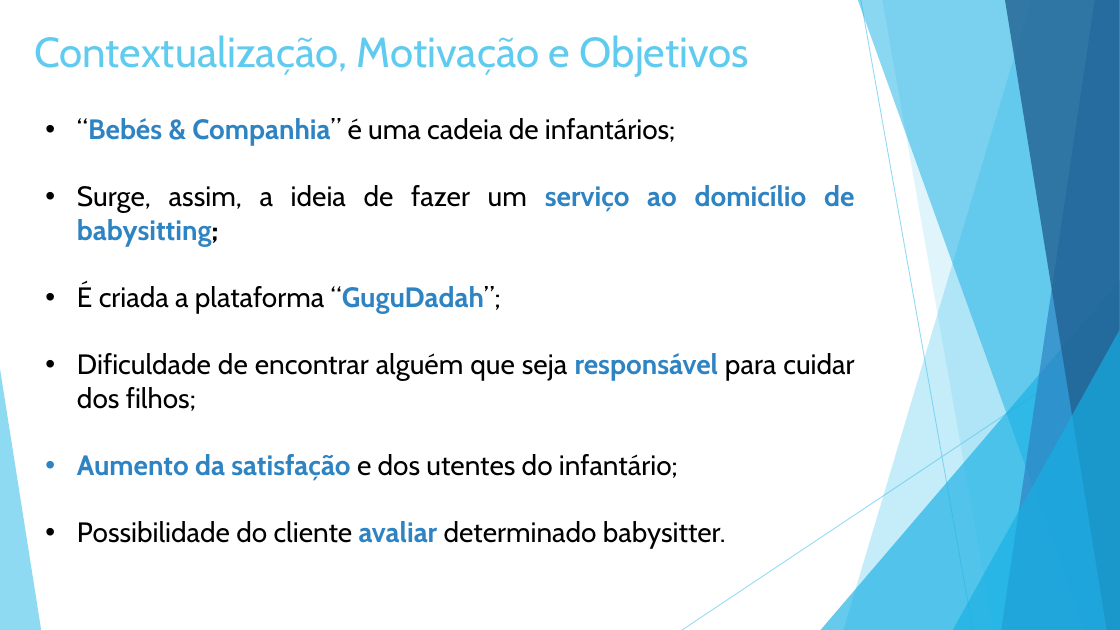
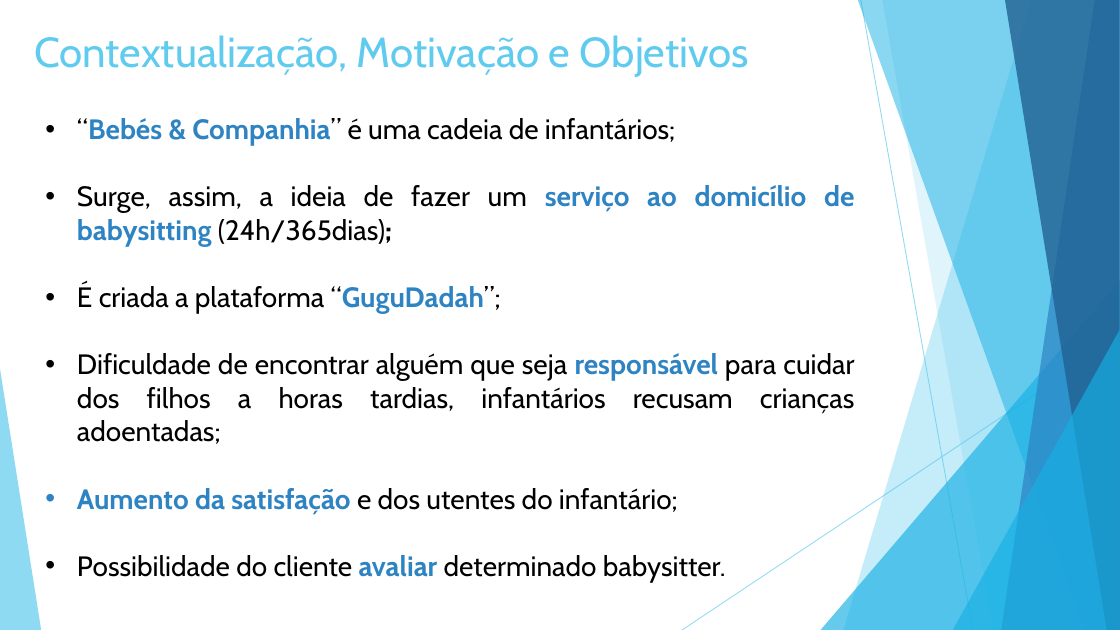
Before and after one commit to vitorjrc/babysitting-system, a slide deck: slide 3 of relatorio/Fase 3/LI4.pptx. Drawn at 1120x630 pixels with LibreOffice and Linux fonts; fonts in the diff are those of the drawing. Boxes give left, top, right and bottom in pixels: in the first picture for what was removed or moved away, otherwise in the second. Text is boxed around its words. In the diff, an @@ line names an element or a change of style, - is before the commit and + after.

Commit message:
changes in presentation

```diff
--- a/relatorio/Fase 3/LI4.pptx
+++ b/relatorio/Fase 3/LI4.pptx
@@ text at (x1=77, y1=185, x2=854, y2=246): text changed; text colour #2E83C3 to #000000; bold off @@
-• Surge, assim, a ideia de fazer um serviço ao domicílio de babysitting;
+• Surge, assim, a ideia de fazer um serviço ao domicílio de babysitting (24h/365dias);
@@ text at (x1=77, y1=353, x2=854, y2=444): text changed @@
-• Dificuldade de encontrar alguém que seja responsável para cuidar dos filhos;
+• Dificuldade de encontrar alguém que seja responsável para cuidar dos filhos a horas tardias, infantários recusam crianças adoentadas;
```
Also in this commit, not shown: 3 other slides changed.
